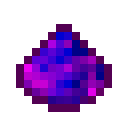
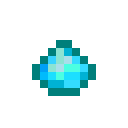
Before/after of a 128x128 layered artwork. What changed in the layer stack:
added layer "tiny_diamond" above "diamond" over [32, 40, 96, 96]
hid "soul" over [16, 24, 112, 112]
